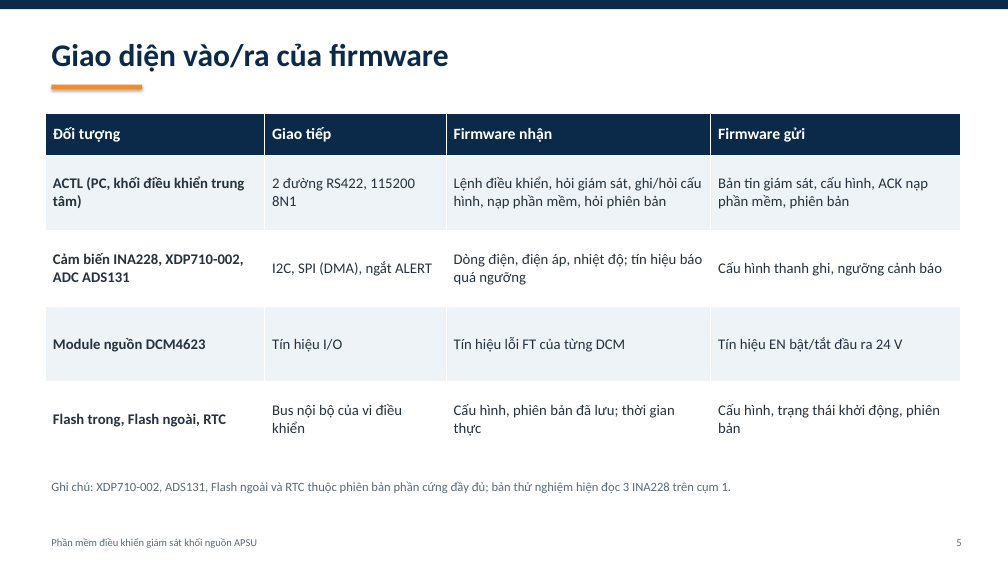
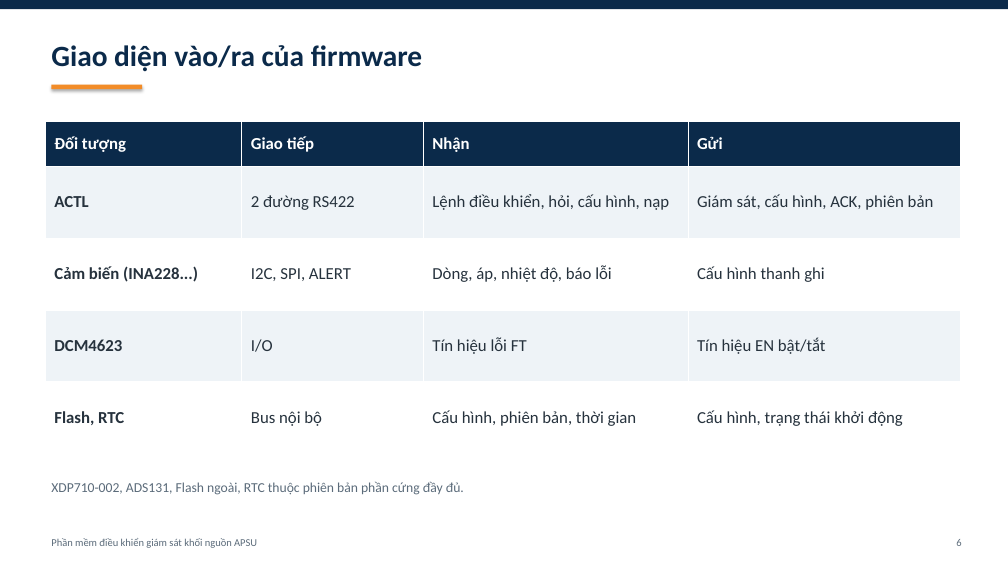
Before and after one commit to yuhneyugnnnn221103/PSU-Firmware, a slide deck: slide 6 of docs/APSU_firmware_tong_quan.pptx (slide 5 before the commit). Drawn at 1008x567 pixels with LibreOffice and Linux fonts; fonts in the diff are those of the drawing. Boxes give left, top, right and bottom in pixels: in the first picture for what was removed or moved away, otherwise in the second. Text is boxed around its words. In the diff, an @@ line names an element or a change of style, - is before the commit and + after.

```diff
--- a/docs/APSU_firmware_tong_quan.pptx
+++ b/docs/APSU_firmware_tong_quan.pptx
@@ text "Giao diện vào/ra của firmware" at box(51, 45, 422, 71): size 30 to 28 pt @@
@@ table at box(45, 121, 960, 454) @@
-row 1, column 3: Firmware nhận
+row 1, column 3: Nhận
-row 1, column 4: Firmware gửi
+row 1, column 4: Gửi
-row 2: ACTL (PC, khối điều khiển trung tâm) | 2 đường RS422, 115200 8N1 | Lệnh điều khiển, hỏi giám sát, ghi/hỏi cấu hình, nạp phần mềm, hỏi phiên bản | Bản tin giám sát, cấu hình, ACK nạp phần mềm, phiên bản
+row 2: ACTL | 2 đường RS422 | Lệnh điều khiển, hỏi, cấu hình, nạp | Giám sát, cấu hình, ACK, phiên bản
-row 3: Cảm biến INA228, XDP710-002, ADC ADS131 | I2C, SPI (DMA), ngắt ALERT | Dòng điện, điện áp, nhiệt độ; tín hiệu báo quá ngưỡng | Cấu hình thanh ghi, ngưỡng cảnh báo
+row 3: Cảm biến (INA228...) | I2C, SPI, ALERT | Dòng, áp, nhiệt độ, báo lỗi | Cấu hình thanh ghi
-row 4: Module nguồn DCM4623 | Tín hiệu I/O | Tín hiệu lỗi FT của từng DCM | Tín hiệu EN bật/tắt đầu ra 24 V
+row 4: DCM4623 | I/O | Tín hiệu lỗi FT | Tín hiệu EN bật/tắt
-row 5: Flash trong, Flash ngoài, RTC | Bus nội bộ của vi điều khiển | Cấu hình, phiên bản đã lưu; thời gian thực | Cấu hình, trạng thái khởi động, phiên bản
+row 5: Flash, RTC | Bus nội bộ | Cấu hình, phiên bản, thời gian | Cấu hình, trạng thái khởi động
@@ size 15 to 16 pt in "Đối tượng", "Giao tiếp" @@
@@ table: place and size @@
-table at box(45, 113, 960, 457)
+table at box(45, 121, 960, 454)
@@ text at box(51, 482, 464, 495): text changed; size 12 to 13 pt @@
-Ghi chú: XDP710-002, ADS131, Flash ngoài và RTC thuộc phiên bản phần cứng đầy đủ; bản thử nghiệm hiện đọc 3 INA228 trên cụm 1.
+XDP710-002, ADS131, Flash ngoài, RTC thuộc phiên bản phần cứng đầy đủ.
```
Also in this commit, not shown: 10 other slides changed, 23 slides added.
